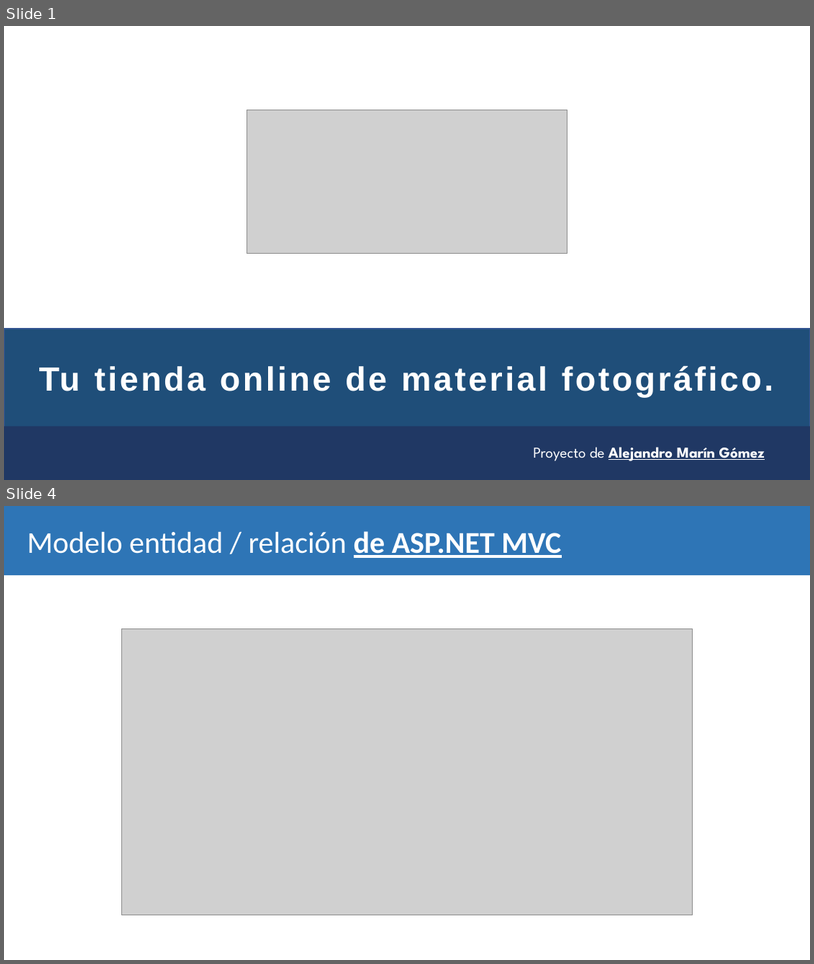
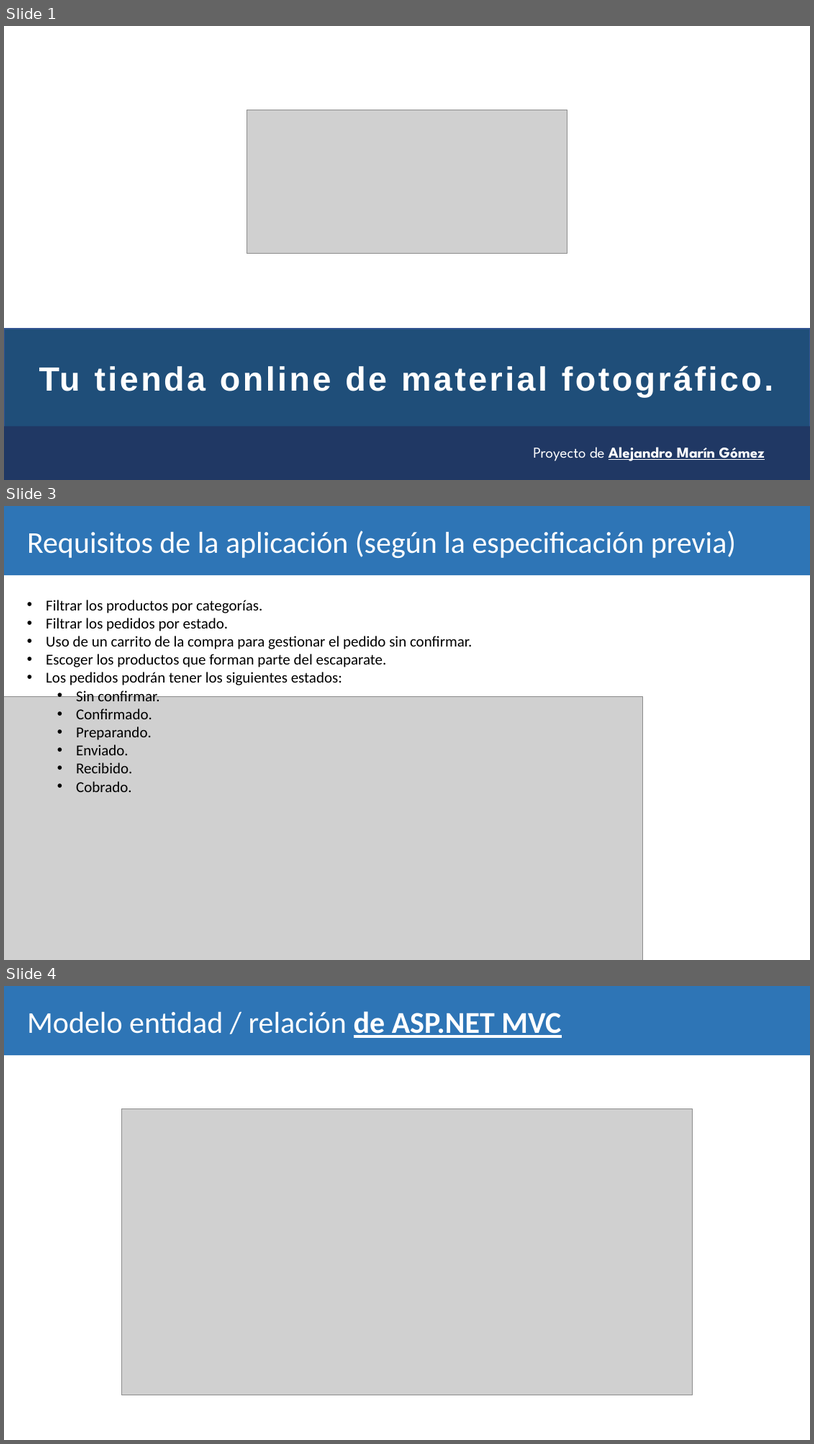
Before and after one commit to alejandromaringomez/ProyectoCameraShop, a slide deck: Camera.Shop.pptx. Shown one above the other, each under a label of ours: slides 1 and 4 before the commit, slides 1, 3 and 4 after it; the slides between them are not shown. The pictures are 814x964 and 814x1444 pixels, drawn with LibreOffice and Linux fonts; fonts in the diff are those of the drawing; grey boxes stand for pictures. Boxes give left, top, right and bottom in pixels: in the first picture for what was removed or moved away, otherwise in the second. Text is boxed around its words. In the diff, an @@ line names an element or a change of style, - is before the commit and + after.

```diff
--- a/Camera.Shop.pptx
+++ b/Camera.Shop.pptx
@@ slide 3 added at box(4, 506, 810, 960), background #FFFFFF @@
@@ rectangle added at box(4, 506, 810, 575), fill #2E75B6 @@
@@ title added at box(27, 530, 736, 559), 36 pt, text #FFFFFF @@
+Requisitos de la aplicación (según la especificación previa)
@@ text added at box(46, 600, 472, 792), 18 pt, text #000000 @@
+• Filtrar los productos por categorías.
+• Filtrar los pedidos por estado.
+• Uso de un carrito de la compra para gestionar el pedido sin confirmar.
+• Escoger los productos que forman parte del escaparate.
+• Los pedidos podrán tener los siguientes estados:
+  • Sin confirmar.
+  • Confirmado.
+  • Preparando.
+  • Enviado.
+  • Recibido.
+  • Cobrado.
@@ picture added at box(4, 697, 643, 960) @@
```
Also in this commit, not shown: 2 slides changed, 1 slide removed.
